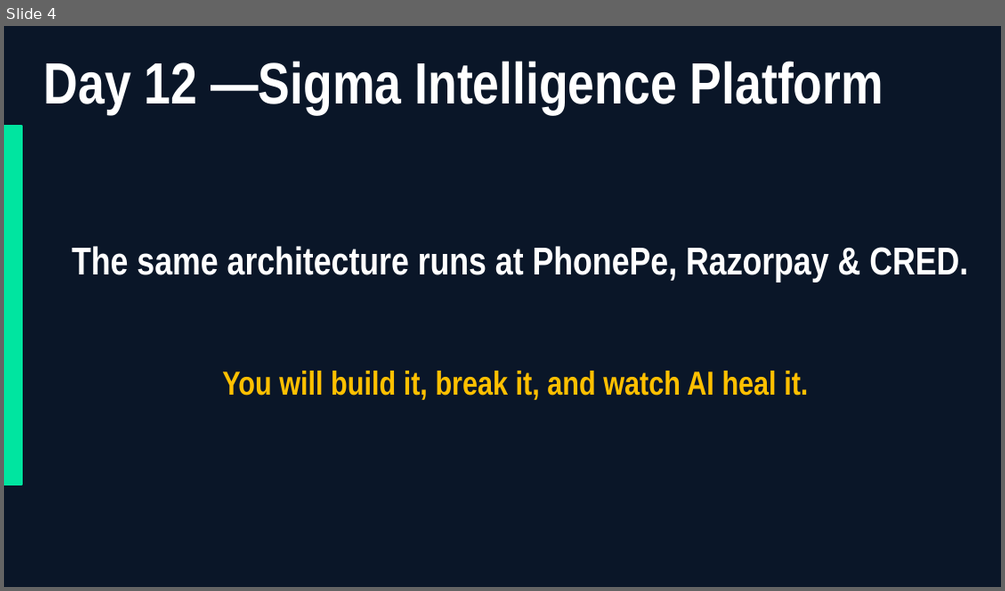
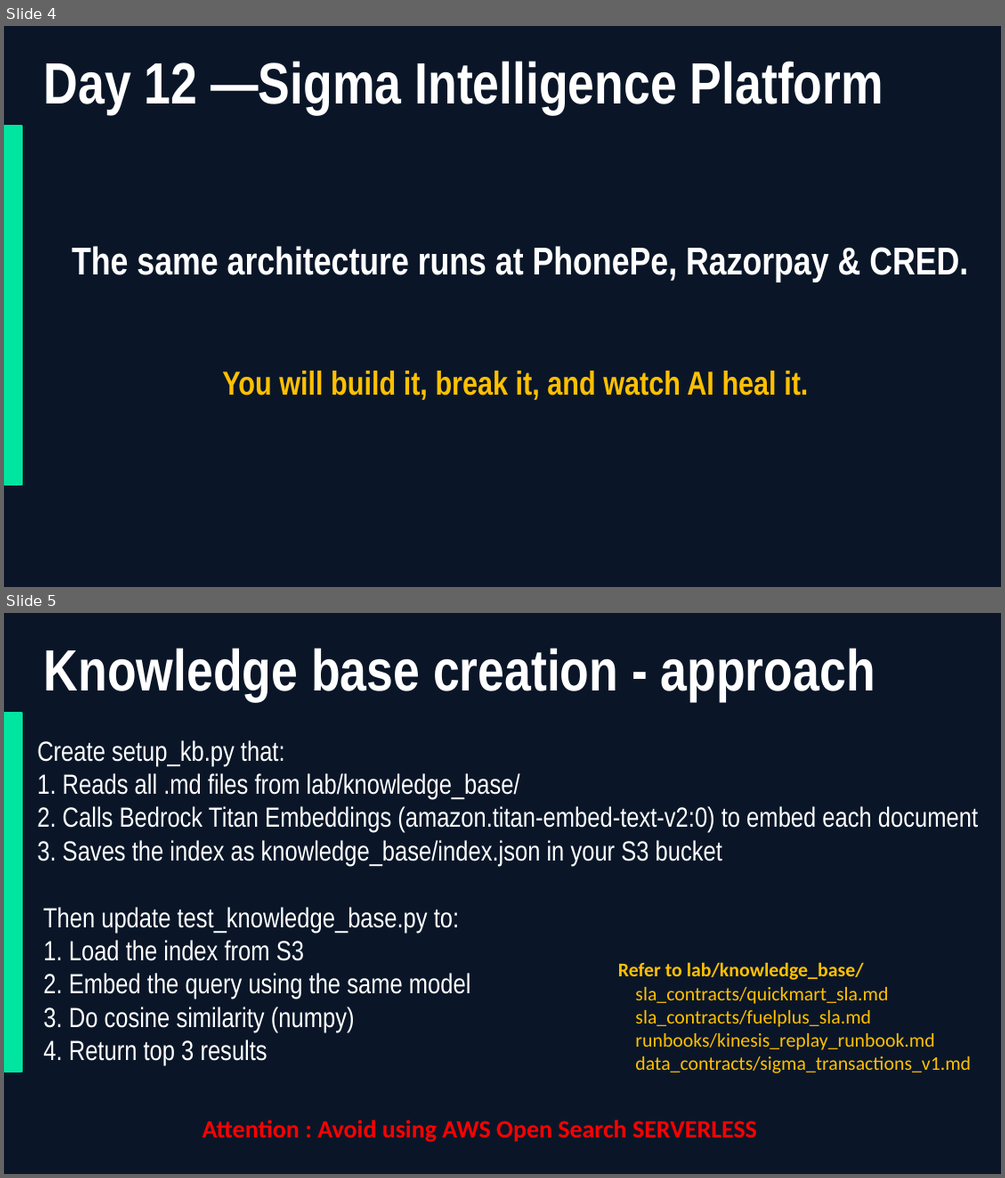
Before and after one commit to arnavggupta/sigma-genai-de, a slide deck: day12/Day12_Mini Capstone Project.pptx. Shown one above the other, each under a label of ours: slide 4 before the commit, slides 4 and 5 after it. The pictures are 1005x591 and 1005x1178 pixels, drawn with LibreOffice and Linux fonts; fonts in the diff are those of the drawing. Boxes give left, top, right and bottom in pixels: in the first picture for what was removed or moved away, otherwise in the second. Text is boxed around its words. In the diff, an @@ line names an element or a change of style, - is before the commit and + after.

Commit message:
Day 12: PPT saved

```diff
--- a/day12/Day12_Mini Capstone Project.pptx
+++ b/day12/Day12_Mini Capstone Project.pptx
@@ slide 5 added at bbox=[4, 613, 1001, 1174], background #0A1628 @@
@@ text added at bbox=[44, 648, 875, 701], 42 pt, text #FFFFFF, bold @@
+Knowledge base creation - approach
@@ rectangle added at bbox=[4, 713, 22, 1071], fill #00E5A0, outline #00E5A0 1 pt @@
@@ text added at bbox=[37, 740, 978, 1065], 20 pt, text #FFFFFF @@
+Create setup_kb.py that:
+1. Reads all .md files from lab/knowledge_base/
+2. Calls Bedrock Titan Embeddings (amazon.titan-embed-text-v2:0) to embed each document
+3. Saves the index as knowledge_base/index.json in your S3 bucket
+Then update test_knowledge_base.py to:
+1. Load the index from S3
+2. Embed the query using the same model
+3. Do cosine similarity (numpy)
+4. Return top 3 results
@@ text added at bbox=[618, 962, 971, 1073], 14 pt, text #FFC000 @@
+Refer to lab/knowledge_base/
+sla_contracts/quickmart_sla.md
+sla_contracts/fuelplus_sla.md
+runbooks/kinesis_replay_runbook.md
+data_contracts/sigma_transactions_v1.md
@@ text added at bbox=[202, 1119, 757, 1142], 18 pt, text #FF0000, bold @@
+Attention : Avoid using AWS Open Search SERVERLESS
```
